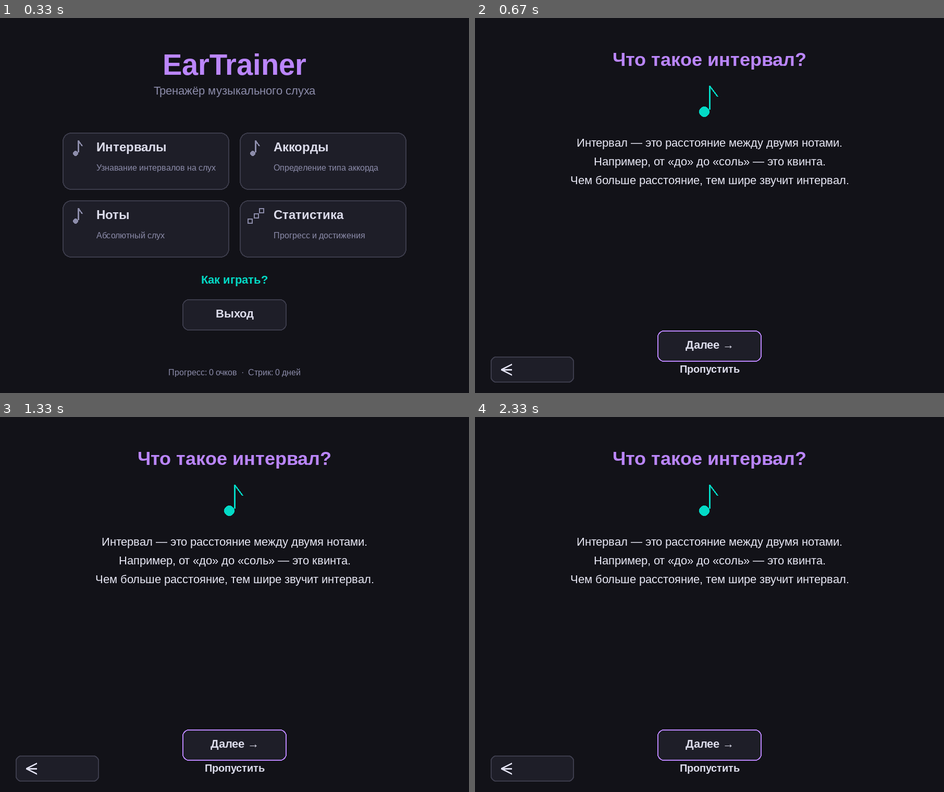
Above: before the commit, frames 1-4 (two rows, left to right).
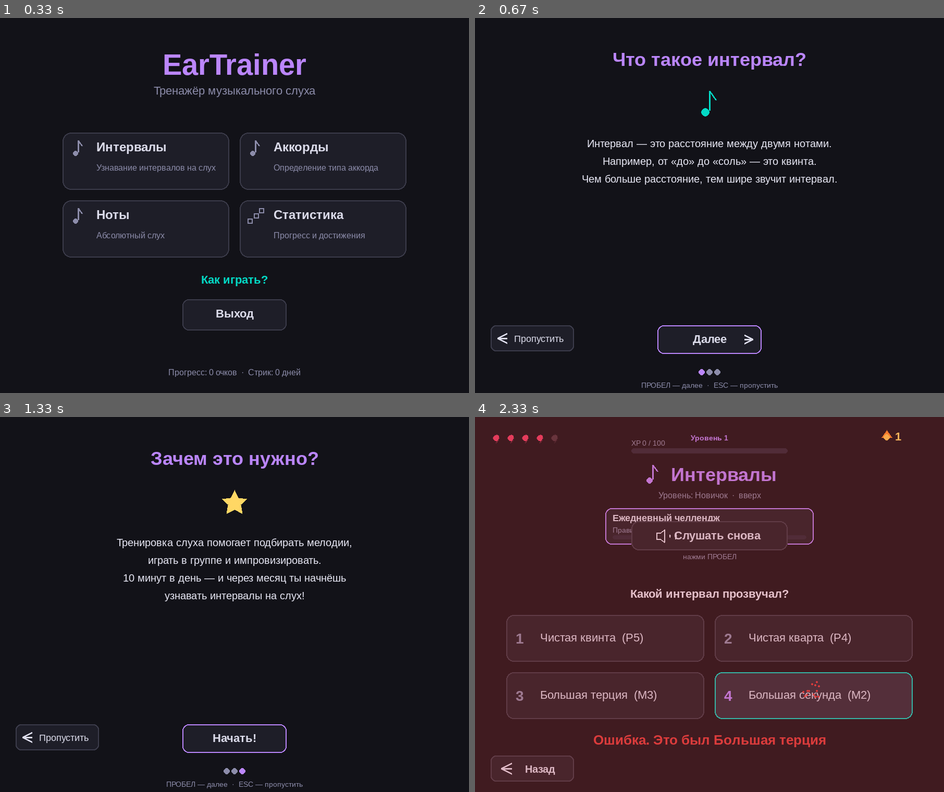
Above: after the commit, the same moments.

Repository: Folombas/PyGame2026
Game: pygame game, started from EarTrainer/main.py
Two runs of this game, one before a commit and one after it. Both use one fixed random seed, a clock stepped at 60 frames per second and the inputs below.
Inputs (mouse positions are in pixels of both pictures, inside the frame that each line leads up to):
- Up to frame 1 (0.33 s): no input
- Up to frame 2 (0.67 s): press the mouse at (709, 280) at 0.37 s; move the mouse to (761, 186) at 0.47 s; release the mouse at (812, 89) at 0.6 s
- Up to frame 3 (1.33 s): tap Enter at 0.67 s; tap Space at 1 s
- Up to frame 4 (2.33 s): tap Space at 1.4, 1.7 s; press the mouse at (620, 559) at 1.87 s; move the mouse to (578, 578) at 1.97 s; release the mouse at (535, 593) at 2.1 s; click (883, 679) at 2.22 s

Frame 1 is identical in both runs. In frame 2, 3.0% of the frame differs, in the area x 3-80%, y 18-100%; in frame 3, 4.1%; in frame 4, 100%, in the area x 0-100%, y 0-100%.

Commit message:
fix(tutorial): wire handle(), vector arrow, skip button, page dots

Diff:
--- a/EarTrainer/main.py
+++ b/EarTrainer/main.py
@@ -70,6 +70,11 @@
             interval_screen.handle(e)
             if interval_screen.back_clicked:
                 go_menu()
+        elif state == TUTORIAL and tutorial_screen:
+            tutorial_screen.handle(e)
+            if tutorial_screen.finished:
+                state = MENU
+                tutorial_screen = None
         elif state == MENU:
             if e.type == pygame.MOUSEBUTTONDOWN and e.button == 1:
                 if _card_rects["interval"].collidepoint(e.pos):
--- a/EarTrainer/tutorial.py
+++ b/EarTrainer/tutorial.py
@@ -1,9 +1,10 @@
-"""Обучающий туториал — что такое интервалы и как играть."""
+"""Обучающий туториал — 3 экрана."""
 import pygame
 import theme
 import ui
 import icons
 import audio
+
 
 class TutorialScreen:
     def __init__(self):
@@ -16,17 +17,17 @@
                     "Например, от «до» до «соль» — это квинта.",
                     "Чем больше расстояние, тем шире звучит интервал.",
                 ],
-                "icon": icons.draw_music_note,
+                "icon": "note",
             },
             {
                 "title": "Как играть?",
                 "body": [
                     "1. Нажми «Слушать снова» или ПРОБЕЛ — прозвучат два звука.",
-                    "2. Выбери один из четырёх вариантов ответа (или клавиши 1–4).",
-                    "3. Если ответ верный — получишь XP и сохранишь сердечко.",
-                    "4. Если ошибёшься — потеряешь одно сердечко.",
+                    "2. Выбери один из четырёх вариантов (или клавиши 1–4).",
+                    "3. Верный ответ — получишь XP и сохранишь сердечко.",
+                    "4. Ошибка — потеряешь одно сердечко.",
                 ],
-                "icon": icons.draw_hearts_icon,
+                "icon": "hearts",
             },
             {
                 "title": "Зачем это нужно?",
@@ -36,11 +37,11 @@
                     "10 минут в день — и через месяц ты начнёшь",
                     "узнавать интервалы на слух!",
                 ],
-                "icon": icons.draw_star,
+                "icon": "star",
             },
         ]
-        self.next_rect = pygame.Rect(theme.WIDTH // 2 - 100, theme.HEIGHT - 120, 200, 60)
-        self.back_rect = pygame.Rect(30, theme.HEIGHT - 70, 160, 50)
+        self.next_rect = pygame.Rect(theme.WIDTH // 2 - 100, theme.HEIGHT - 130, 200, 55)
+        self.back_rect = pygame.Rect(30, theme.HEIGHT - 130, 160, 50)
         self.finished = False
         self.hover_next = False
         self.hover_back = False
@@ -58,8 +59,8 @@
                 self.finished = True
 
     def _advance(self):
+        audio.play("click")
         self.page += 1
-        audio.play("click")
         if self.page >= len(self.pages):
             self.finished = True
 
@@ -69,26 +70,71 @@
 
     def draw(self, surf):
         surf.fill(theme.MD_BG)
+        if self.page >= len(self.pages):
+            return
         page = self.pages[self.page]
+
         # Заголовок
         ui.draw_text_centered(surf, page["title"], 80, 36, theme.MD_PRIMARY, bold=True)
+
         # Иконка
-        page["icon"](surf, theme.WIDTH // 2, 160, 60, theme.MD_SECONDARY)
+        cx, cy = theme.WIDTH // 2, 165
+        if page["icon"] == "note":
+            icons.draw_music_note(surf, cx, cy, 50, theme.MD_SECONDARY)
+        elif page["icon"] == "hearts":
+            icons.draw_hearts_icon(surf, cx, cy, 50, theme.MD_ERROR)
+        elif page["icon"] == "star":
+            icons.draw_star(surf, cx, cy, 50, theme.MD_GOLD)
+
         # Текст
         y = 240
         for line in page["body"]:
-            ui.draw_text_centered(surf, line, y, 22, theme.MD_ON_BG)
-            y += 36
-        # Кнопка "Далее"
+            ui.draw_text_centered(surf, line, y, 20, theme.MD_ON_BG)
+            y += 34
+
+        # ─── Кнопка "Далее" ───
         bg = theme.MD_PRIMARY if self.hover_next else theme.MD_SURFACE
         pygame.draw.rect(surf, bg, self.next_rect, border_radius=12)
         pygame.draw.rect(surf, theme.MD_PRIMARY, self.next_rect, 2, border_radius=12)
-        ui.draw_text_centered(surf, "Далее →", self.next_rect.centery - 2, 22,
-                              theme.MD_ON_BG if self.hover_next else theme.MD_ON_SURFACE, bold=True)
-        # Кнопка "Назад"
+
+        if self.page == len(self.pages) - 1:
+            label = "Начать!"
+        else:
+            label = "Далее"
+
+        txt_color = theme.MD_ON_PRIMARY if self.hover_next else theme.MD_ON_SURFACE
+        f = theme.font(22, bold=True)
+        t = f.render(label, True, txt_color)
+        t_rect = t.get_rect(center=self.next_rect.center)
+        surf.blit(t, t_rect)
+
+        # Векторная стрелка справа от текста (для "Далее")
+        if self.page < len(self.pages) - 1:
+            icons.draw_arrow_right(
+                surf,
+                self.next_rect.right - 25,
+                self.next_rect.centery,
+                16,
+                txt_color,
+            )
+
+        # ─── Кнопка "Пропустить" (слева) ───
         bb = theme.MD_SURFACE_HI if self.hover_back else theme.MD_SURFACE
         pygame.draw.rect(surf, bb, self.back_rect, border_radius=10)
         pygame.draw.rect(surf, (60, 60, 75), self.back_rect, 2, border_radius=10)
-        icons.draw_arrow_left(surf, self.back_rect.x + 30, self.back_rect.centery, 20, theme.MD_ON_SURFACE)
-        ui.draw_text_centered(surf, "Пропустить", self.back_rect.centery - 2, 20,
-                              theme.MD_ON_SURFACE, bold=True)
+        icons.draw_arrow_left(surf, self.back_rect.x + 22, self.back_rect.centery, 18, theme.MD_ON_SURFACE)
+        f2 = theme.font(18)
+        sk = f2.render("Пропустить", True, theme.MD_ON_SURFACE)
+        surf.blit(sk, sk.get_rect(center=(self.back_rect.centerx + 12, self.back_rect.centery)))
+
+        # Индикатор страниц
+        total = len(self.pages)
+        for i in range(total):
+            dot_x = theme.WIDTH // 2 - (total - 1) * 15 // 2 + i * 15
+            dot_y = theme.HEIGHT - 40
+            col = theme.MD_PRIMARY if i == self.page else theme.MD_MUTED
+            pygame.draw.circle(surf, col, (dot_x, dot_y), 6)
+
+        # Подсказка клавиш
+        hint = theme.font(14).render("ПРОБЕЛ — далее  ·  ESC — пропустить", True, theme.MD_MUTED)
+        surf.blit(hint, hint.get_rect(center=(theme.WIDTH // 2, theme.HEIGHT - 15)))
